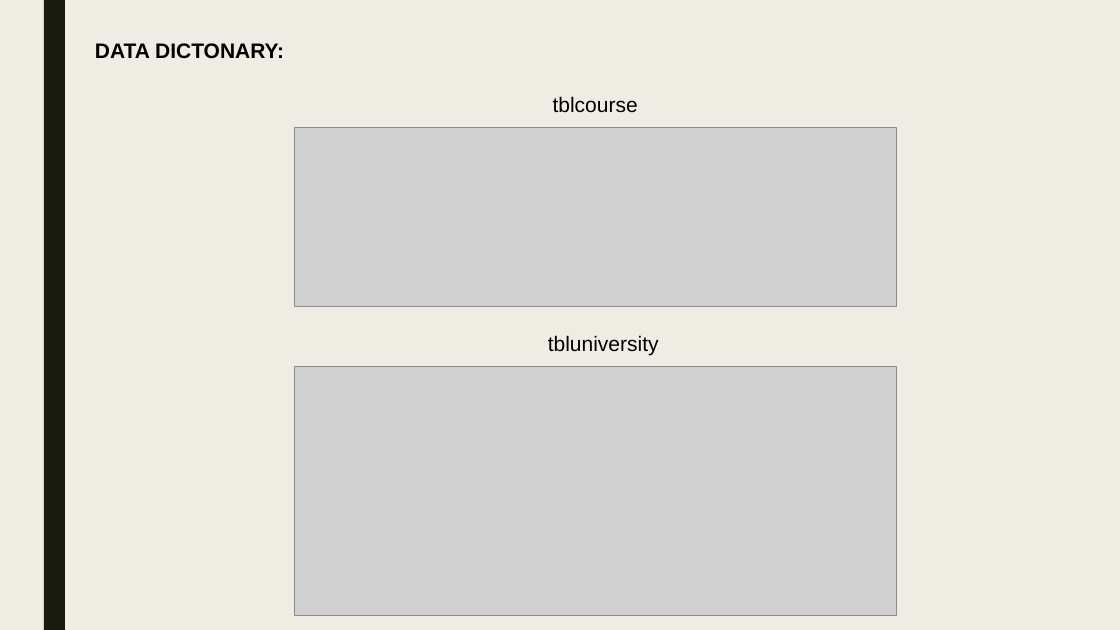
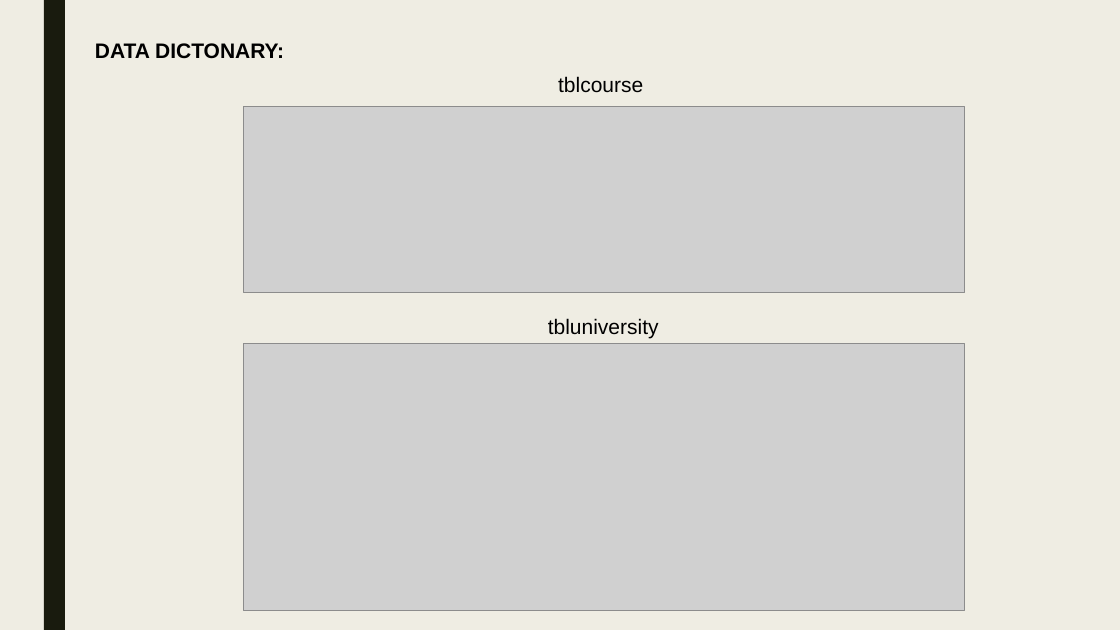
Before and after one commit to moon672/cse-303-1-spring-2021-group-3, a slide deck: slide 31 of Report/PRESENTATION/New Microsoft PowerPoint Presentation.pptx. Drawn at 1120x630 pixels with LibreOffice and Linux fonts; fonts in the diff are those of the drawing; grey boxes stand for pictures. Boxes give left, top, right and bottom in pixels: in the first picture for what was removed or moved away, otherwise in the second. Text is boxed around its words. In the diff, an @@ line names an element or a change of style, - is before the commit and + after.

```diff
--- a/Report/PRESENTATION/New Microsoft PowerPoint Presentation.pptx
+++ b/Report/PRESENTATION/New Microsoft PowerPoint Presentation.pptx
@@ text "tblcourse": place and size @@
-text "tblcourse" at <box>553,96,638,113</box>
+text "tblcourse" at <box>558,76,643,93</box>
@@ picture: place and size @@
-picture at <box>295,128,897,307</box>
+picture at <box>243,107,965,293</box>
@@ text "tbluniversity": place and size @@
-text "tbluniversity" at <box>548,335,659,356</box>
+text "tbluniversity" at <box>548,318,659,339</box>
@@ picture: place and size @@
-picture at <box>295,367,897,616</box>
+picture at <box>243,344,965,611</box>
```
Also in this commit, not shown: 17 other slides changed, 9 slides added, 5 slides removed, 3 other files.
